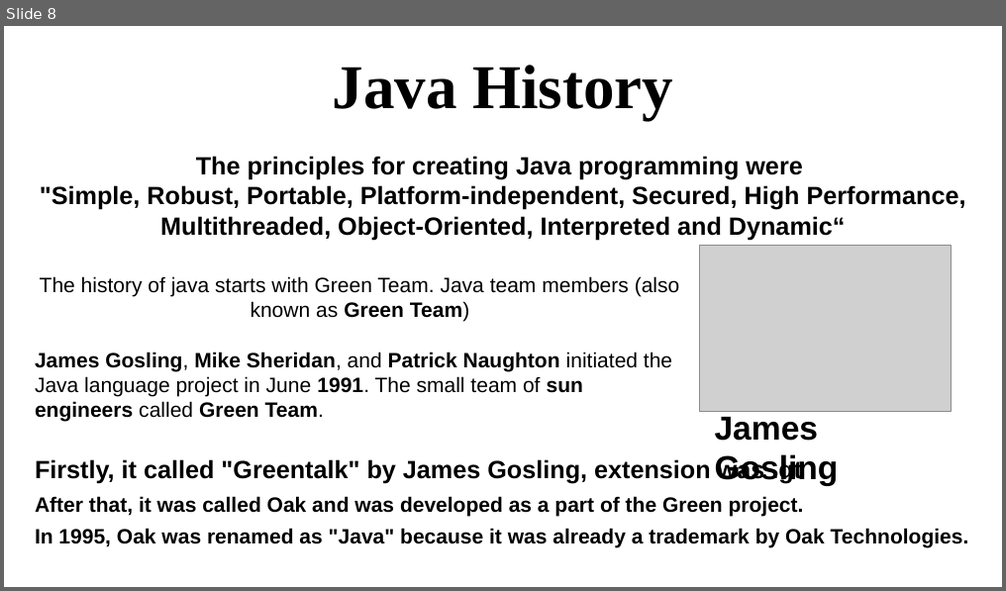
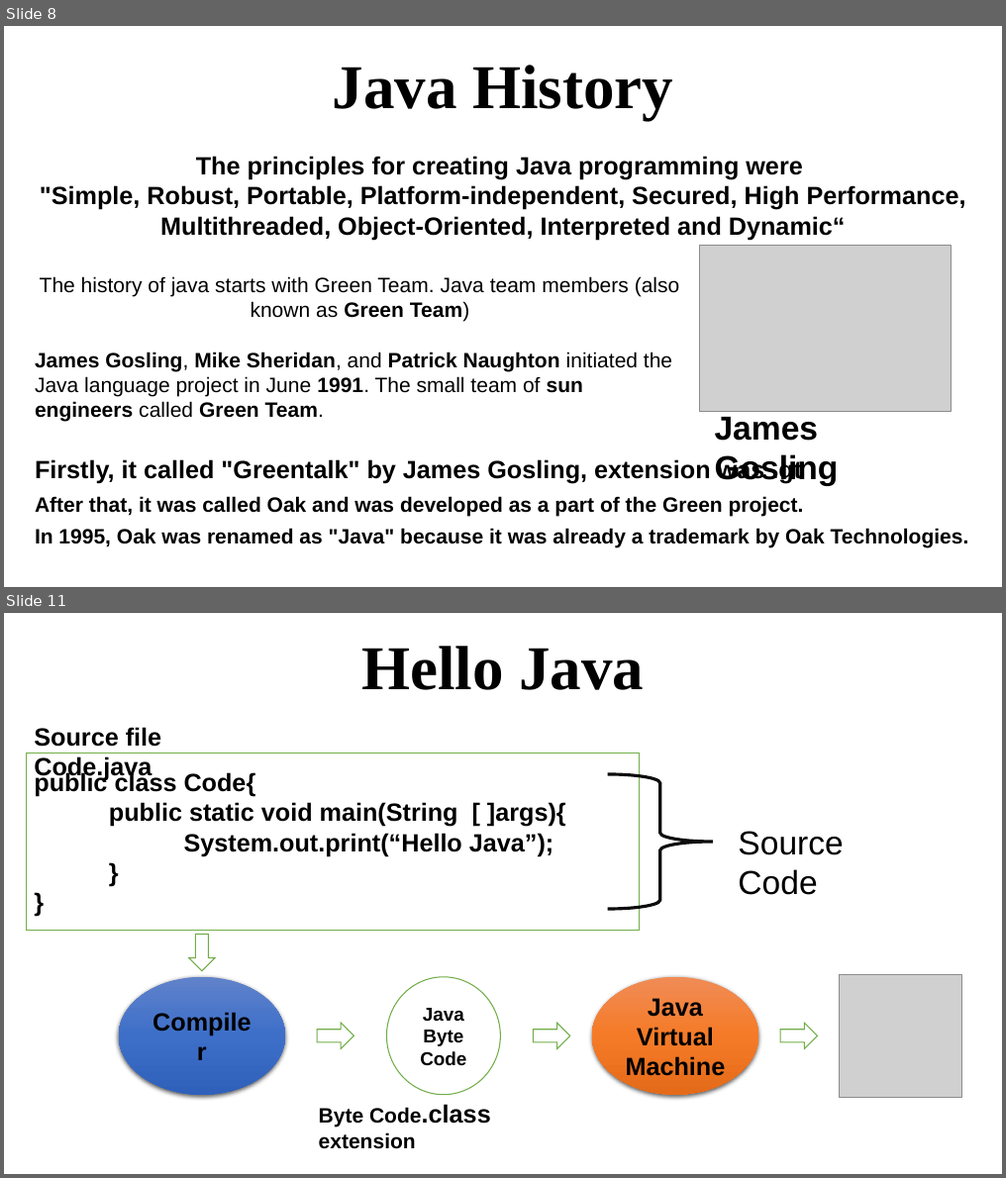
Before and after one commit to eusGithubwork/javaStudy, a slide deck: java.pptx. Shown one above the other, each under a label of ours: slide 8 before the commit, slides 8 and 11 after it; the slides between them are not shown. The pictures are 1006x591 and 1006x1178 pixels, drawn with LibreOffice and Linux fonts; fonts in the diff are those of the drawing; grey boxes stand for pictures. Boxes give left, top, right and bottom in pixels: in the first picture for what was removed or moved away, otherwise in the second. Text is boxed around its words. In the diff, an @@ line names an element or a change of style, - is before the commit and + after.

```diff
--- a/java.pptx
+++ b/java.pptx
@@ slide 11 added at (x1=4, y1=613, x2=1002, y2=1174), background #FFFFFF @@
@@ text added at (x1=361, y1=646, x2=644, y2=690), 60 pt, text #000000, bold @@
+Hello Java
@@ text added at (x1=34, y1=727, x2=161, y2=781), 24 pt, text #000000, bold @@
+Source file Code.java
@@ rectangle added at (x1=27, y1=753, x2=639, y2=931), fill #FFFFFF, outline #70AD47 1 pt, 24 pt, text #000000, bold @@
+public class Code{
+public static void main(String [ ]args){
+System.out.print(“Hello Java”);
+}
+}
@@ right brace added at (x1=607, y1=774, x2=713, y2=909), outline #0D0D0D 3 pt @@
@@ text added at (x1=738, y1=831, x2=843, y2=895), 32 pt, text #000000 @@
+Source Code
@@ right arrow added at (x1=189, y1=935, x2=215, y2=971), fill #FFFFFF, outline #70AD47 1 pt @@
@@ ellipse added at (x1=119, y1=977, x2=285, y2=1095), fill gradient #6183CB to #3E70CA to #3062BB, 24 pt, text #000000, bold @@
+Compiler
@@ ellipse added at (x1=386, y1=977, x2=500, y2=1095), fill #FFFFFF, outline #70AD47 1 pt, 18 pt, text #000000, bold @@
+Java Byte Code
@@ ellipse added at (x1=592, y1=977, x2=758, y2=1095), fill gradient #F18C57 to #F67B28 to #E56C19, 24 pt, text #000000, bold @@
+Java
+Virtual
+Machine
@@ picture added at (x1=840, y1=975, x2=961, y2=1097) @@
@@ right arrow added at (x1=317, y1=1023, x2=353, y2=1050), fill #FFFFFF, outline #70AD47 1 pt @@
@@ right arrow added at (x1=534, y1=1023, x2=570, y2=1050), fill #FFFFFF, outline #70AD47 1 pt @@
@@ right arrow added at (x1=780, y1=1023, x2=817, y2=1050), fill #FFFFFF, outline #70AD47 1 pt @@
@@ text added at (x1=319, y1=1104, x2=491, y2=1150), 20 pt, text #000000, bold @@
+Byte Code.class extension
```
Also in this commit, not shown: 14 other slides added, 3 other files.
